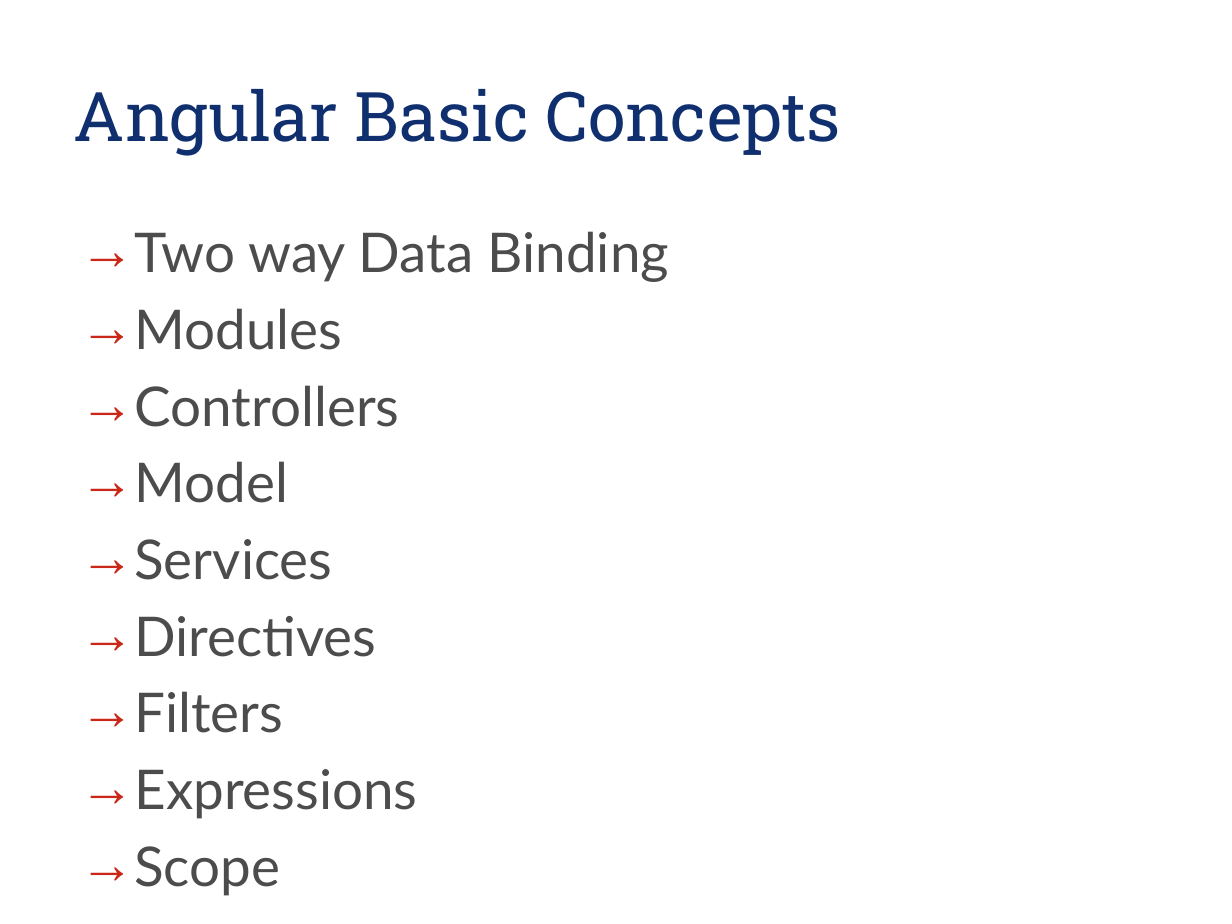
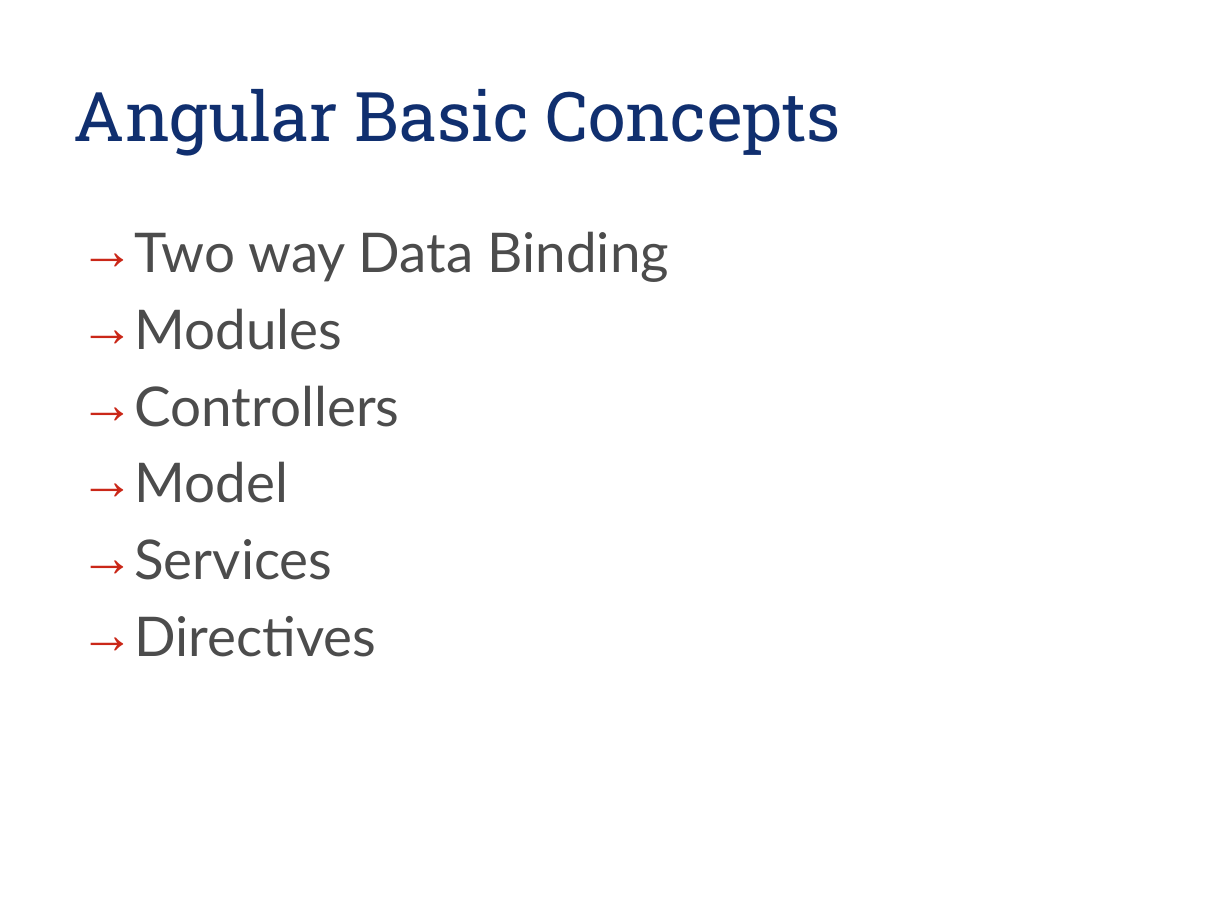
Before and after one commit to codemerlin/talks, a slide deck: slide 3 of barcampdelhi-winter-30Nov2013/Introduction to AngularJS.pptx. Drawn at 1232x924 pixels with LibreOffice and Linux fonts; fonts in the diff are those of the drawing; background and template pictures are left out. Boxes give left, top, right and bottom in pixels: in the first picture for what was removed or moved away, otherwise in the second. Text is boxed around its words. In the diff, an @@ line names an element or a change of style, - is before the commit and + after.

```diff
--- a/barcampdelhi-winter-30Nov2013/Introduction to AngularJS.pptx
+++ b/barcampdelhi-winter-30Nov2013/Introduction to AngularJS.pptx
@@ text at (x1=134, y1=691, x2=417, y2=896): paragraphs removed @@
-→ Filters
-→ Expressions
-→ Scope
```
Also in this commit, not shown: 2 other slides changed, 2 other files.
